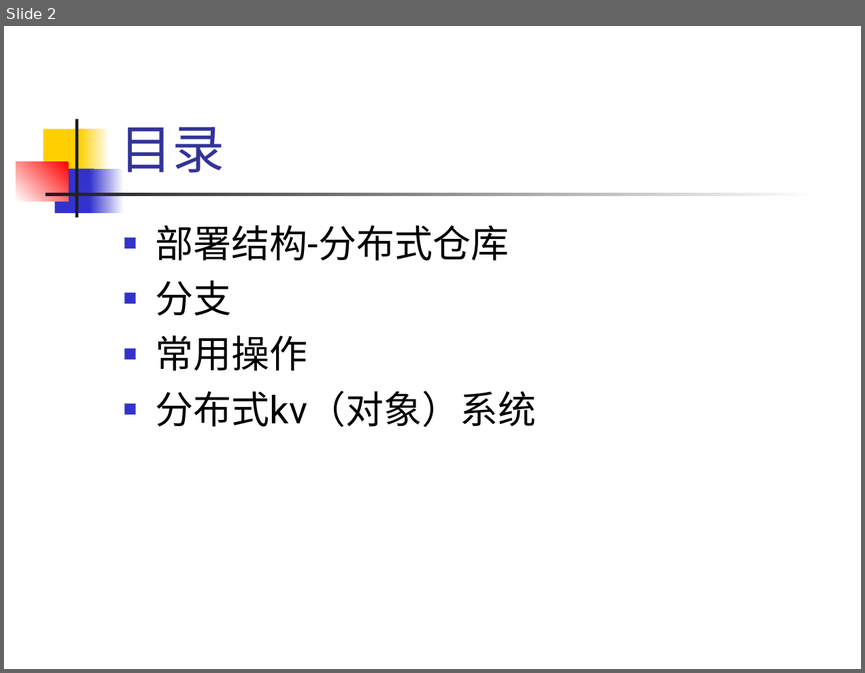
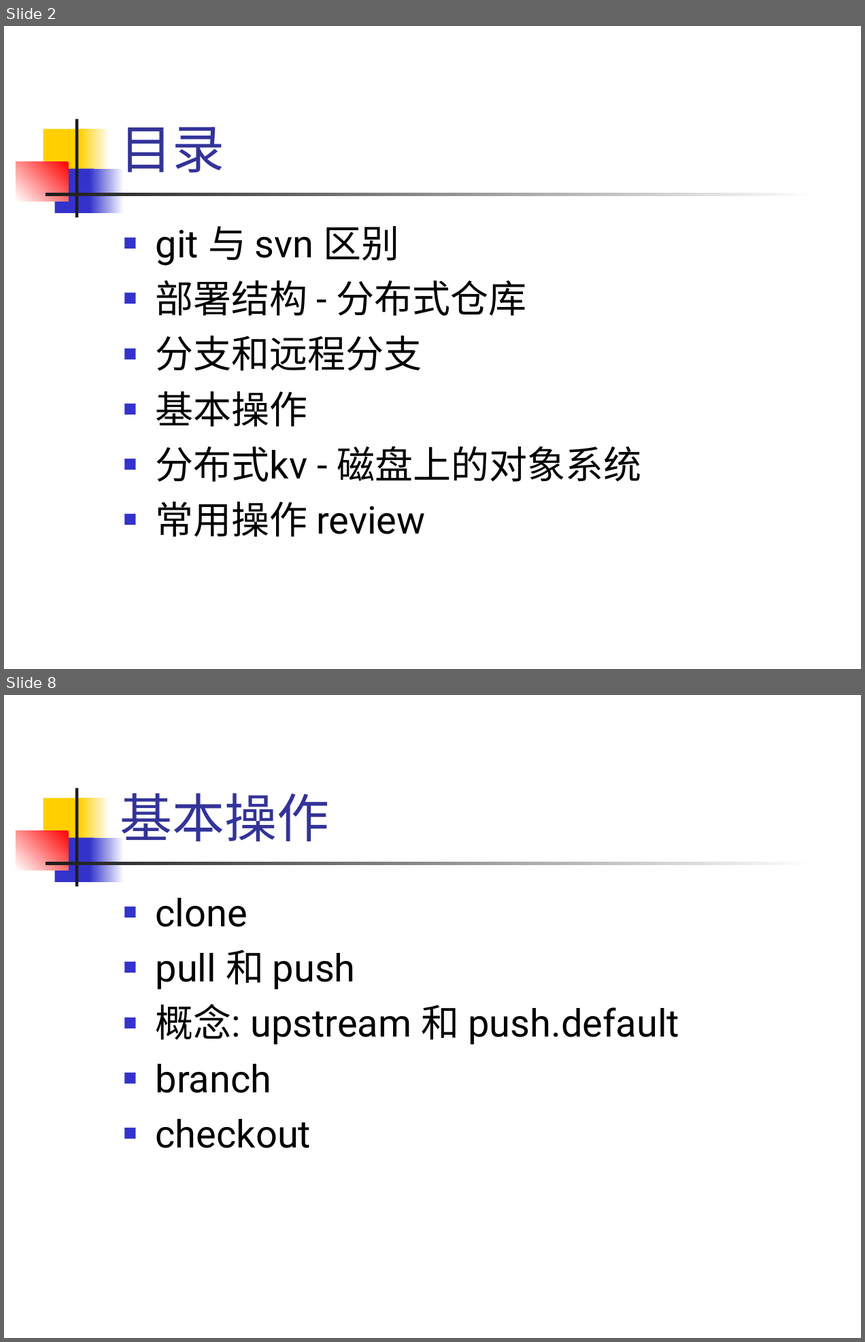
Before and after one commit to hanyong/git-inner-and-use, a slide deck: git-inner-and-use.ppt. Shown one above the other, each under a label of ours: slide 2 before the commit, slides 2 and 8 after it; the slides between them are not shown. The pictures are 865x673 and 865x1342 pixels, drawn with LibreOffice and Linux fonts; fonts in the diff are those of the drawing. Boxes give left, top, right and bottom in pixels: in the first picture for what was removed or moved away, otherwise in the second. Text is boxed around its words. In the diff, an @@ line names an element or a change of style, - is before the commit and + after.

Commit message:
ppt 添加部署结构对比

```diff
--- a/git-inner-and-use.ppt
+++ b/git-inner-and-use.ppt
@@ slide 8 added at <box>4,695,861,1338</box>, background #FFFFFF; not listed: 7 template elements that a slide beside it also shows @@
@@ title added at <box>120,793,330,842</box>, 44 pt, text #333399 @@
+基本操作
@@ text added at <box>156,898,679,1148</box>, 32 pt, text #000000 @@
+■ clone
+■ pull 和 push
+■ 概念: upstream 和 push.default
+■ branch
+■ checkout
@@ slide 2 changed as well @@
@@ text at <box>156,226,642,537</box>: text changed @@
-■ 部署结构-分布式仓库
-■ 分支
-■ 常用操作
-■ 分布式kv（对象）系统
+■ git 与 svn 区别
+■ 部署结构 - 分布式仓库
+■ 分支和远程分支
+■ 基本操作
+■ 分布式kv - 磁盘上的对象系统
+■ 常用操作 review
```
Also in this commit, not shown: 2 other slides changed, 4 other slides added, 1 other file.
